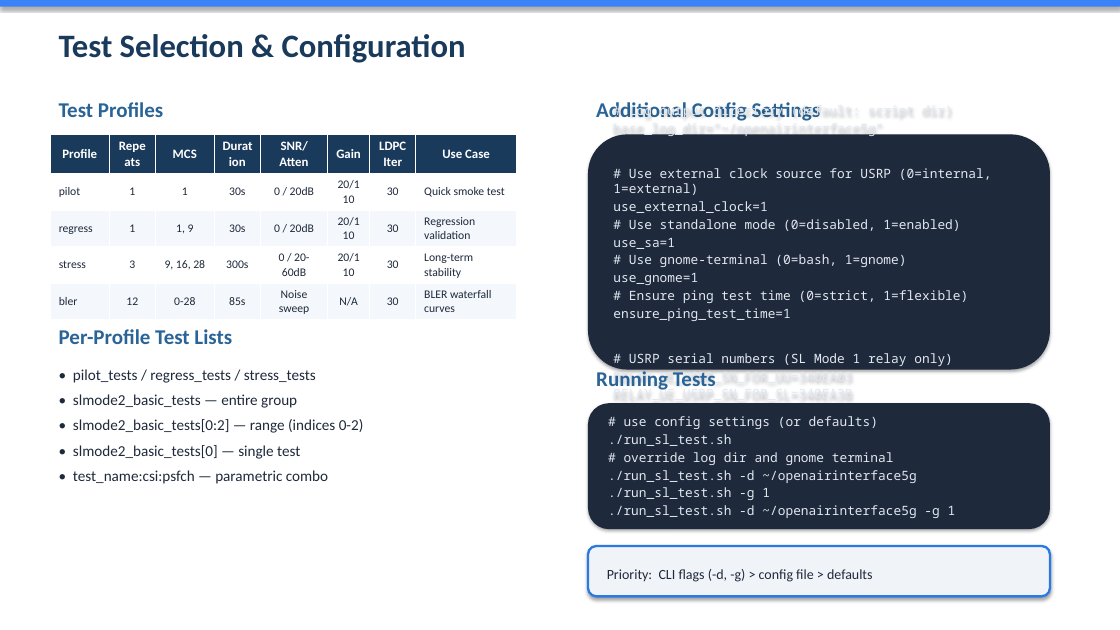
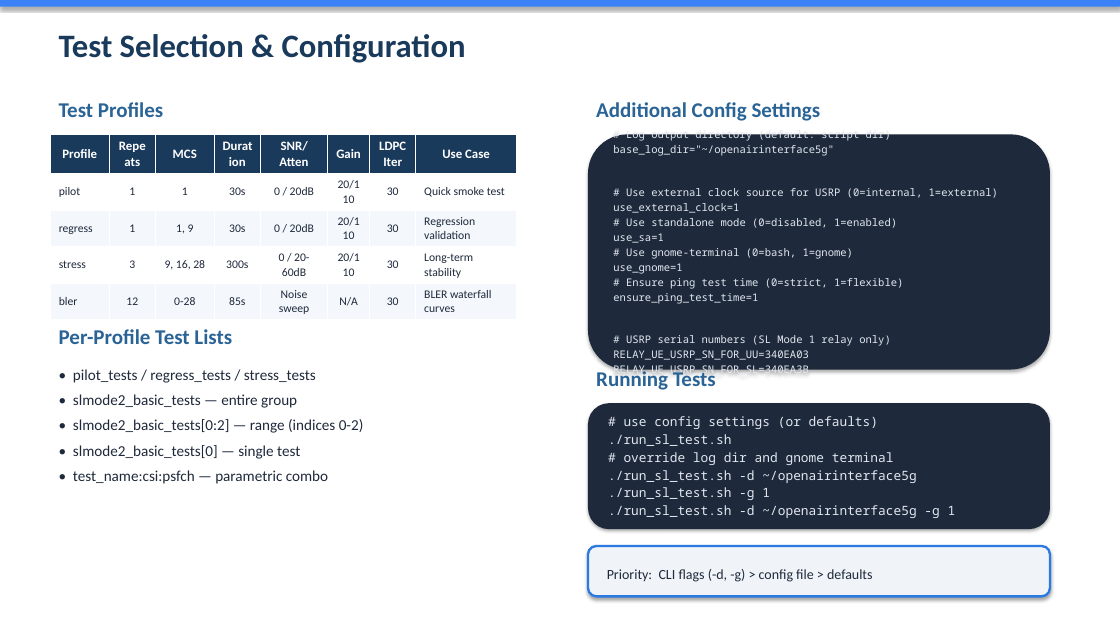
Before and after one commit to davidkimmy/openairinterface5g, a slide deck: slide 5 of doc/episys/test_script/overview_sl_test.pptx. Drawn at 1120x630 pixels with LibreOffice and Linux fonts; fonts in the diff are those of the drawing. Boxes give left, top, right and bottom in pixels: in the first picture for what was removed or moved away, otherwise in the second. Text is boxed around its words. In the diff, an @@ line names an element or a change of style, - is before the commit and + after.

```diff
--- a/doc/episys/test_script/overview_sl_test.pptx
+++ b/doc/episys/test_script/overview_sl_test.pptx
@@ rounded rectangle "# Log output directory (default: ..." at [588,134,1050,370]: size 11 to 9 pt @@
```
Also in this commit, not shown: 4 other slides changed, 41 other files.
